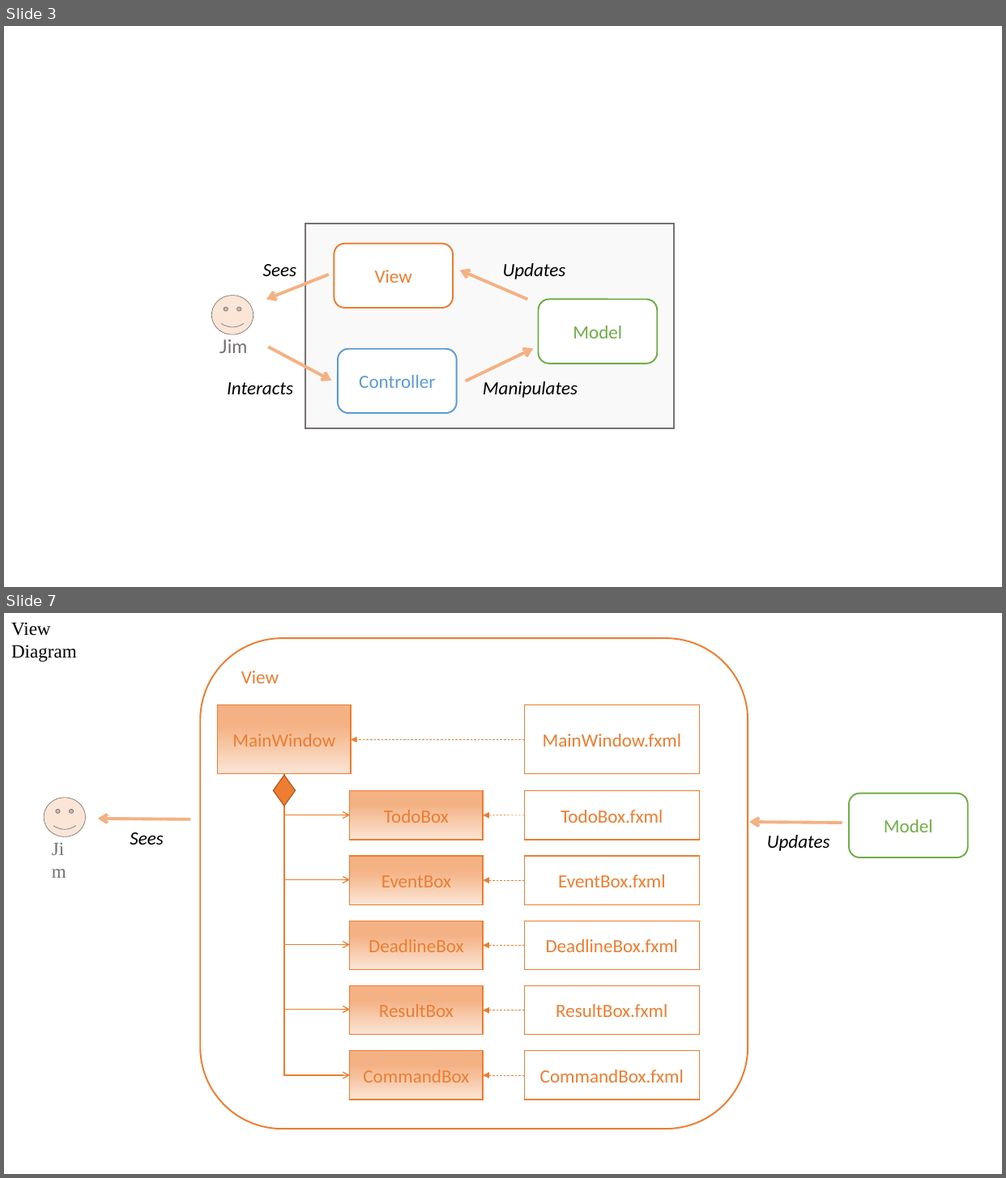
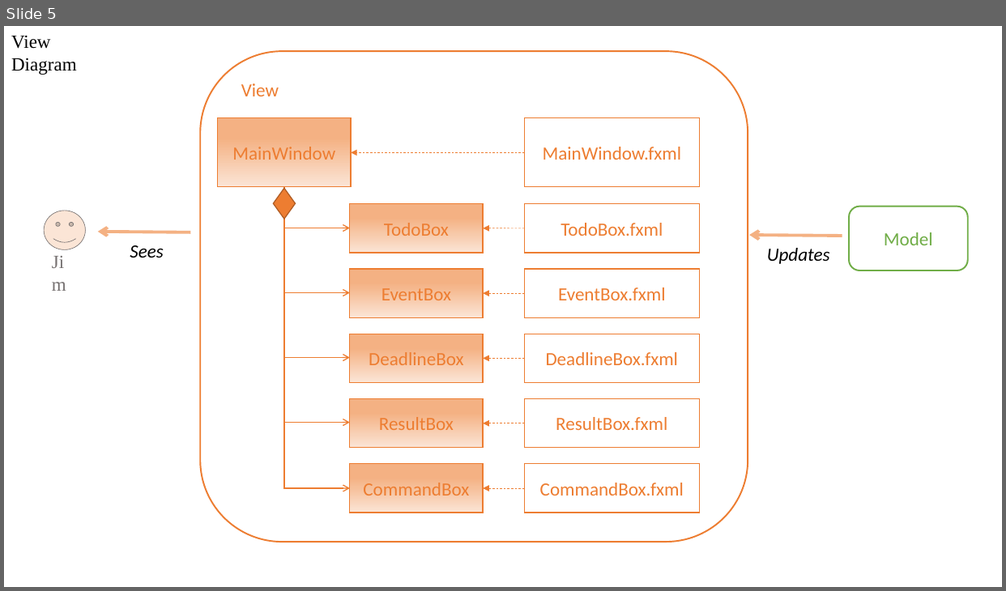
Before and after one commit to CS2103AUG2016-W11-C1/main, a slide deck: doc/DeveloperGuide.pptx. Shown one above the other, each under a label of ours: slides 3 and 7 before the commit, slide 5 after it; the slides between them are not shown. The pictures are 1006x1178 and 1006x591 pixels, drawn with LibreOffice and Linux fonts; fonts in the diff are those of the drawing. Boxes give left, top, right and bottom in pixels: in the first picture for what was removed or moved away, otherwise in the second. Text is boxed around its words. In the diff, an @@ line names an element or a change of style, - is before the commit and + after.

```diff
--- a/doc/DeveloperGuide.pptx
+++ b/doc/DeveloperGuide.pptx
@@ slide 3 removed at box(4, 26, 1002, 587), background #FFFFFF @@
@@ group removed at box(211, 224, 673, 428): 5 texts, 4 arrows, 3 rounded rectangles, 1 rectangle, 1 smiley face @@
-Jim
-Model
-View
-Controller
-Sees
-Interacts
-Manipulates
-Updates
@@ what was slide 7 is now slide 5 @@
```
Also in this commit, not shown: 3 slides changed, 1 slide added, 2 other slides removed, 4 other files.
